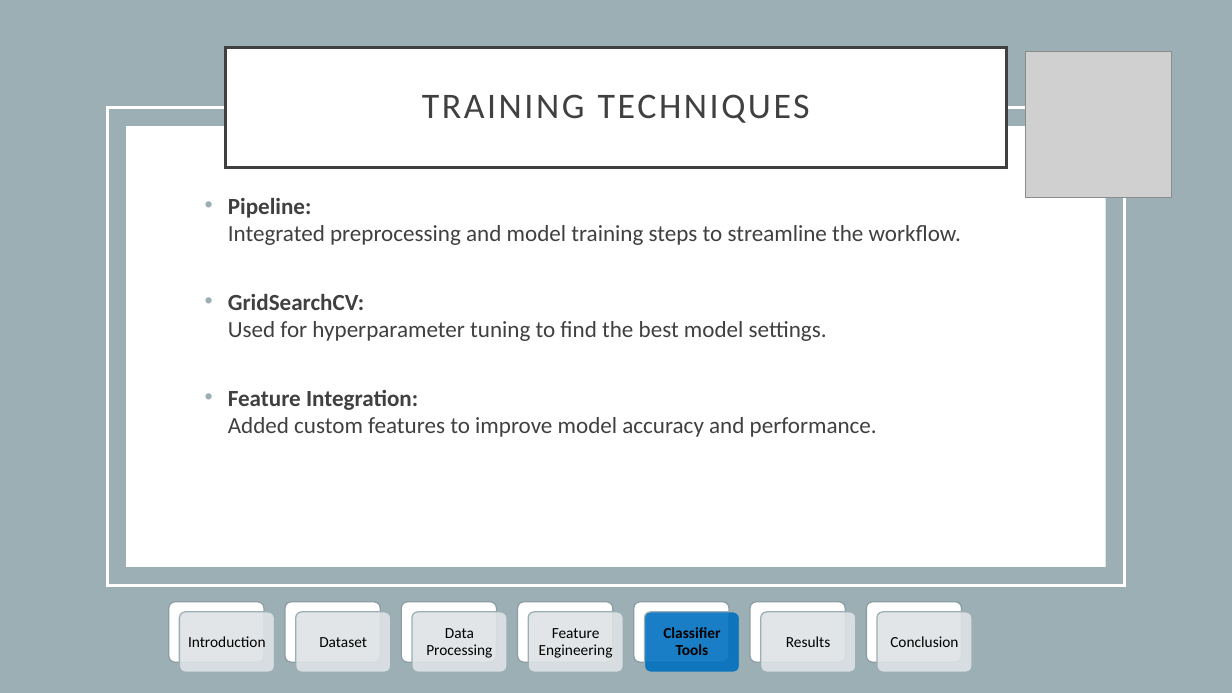
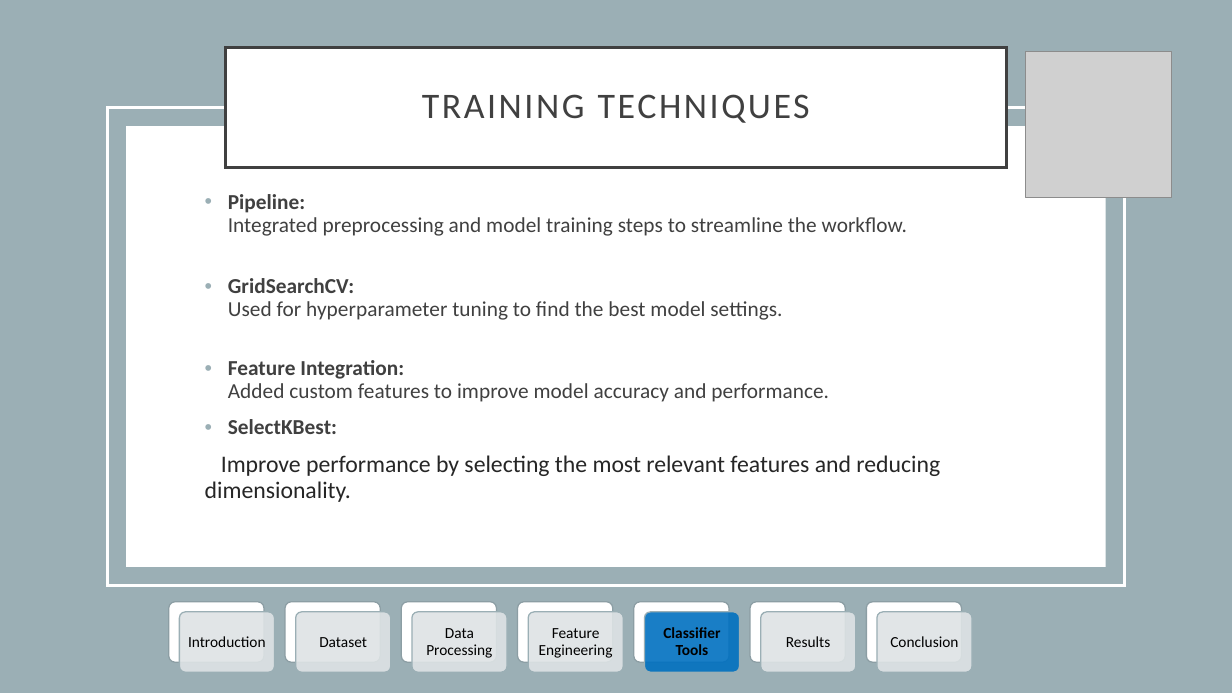
Before and after one commit to Ashwal200/sentiment-analysis, a slide deck: slide 26 of presentation.pptx (slide 28 before the commit). Drawn at 1232x693 pixels with LibreOffice and Linux fonts; fonts in the diff are those of the drawing; grey boxes stand for pictures. Boxes give left, top, right and bottom in pixels: in the first picture for what was removed or moved away, otherwise in the second. Text is boxed around its words. In the diff, an @@ line names an element or a change of style, - is before the commit and + after.

```diff
--- a/presentation.pptx
+++ b/presentation.pptx
@@ text at (228, 194, 907, 402): size 18 to 16.6 pt in "Pipeline: Integrated preprocessing and model training steps ...", "GridSearchCV: Used for hyperparameter tuning to find ...", "Feature Integration: Added custom features to improve ..."; line spacing 1 to 0.9 @@
@@ text at (205, 419, 940, 502): paragraphs added @@
+  • SelectKBest:
+  Improve performance by selecting the most relevant features and reducing dimensionality.
```
Also in this commit, not shown: 1 other slide changed, 2 slides removed, 2 other files.
